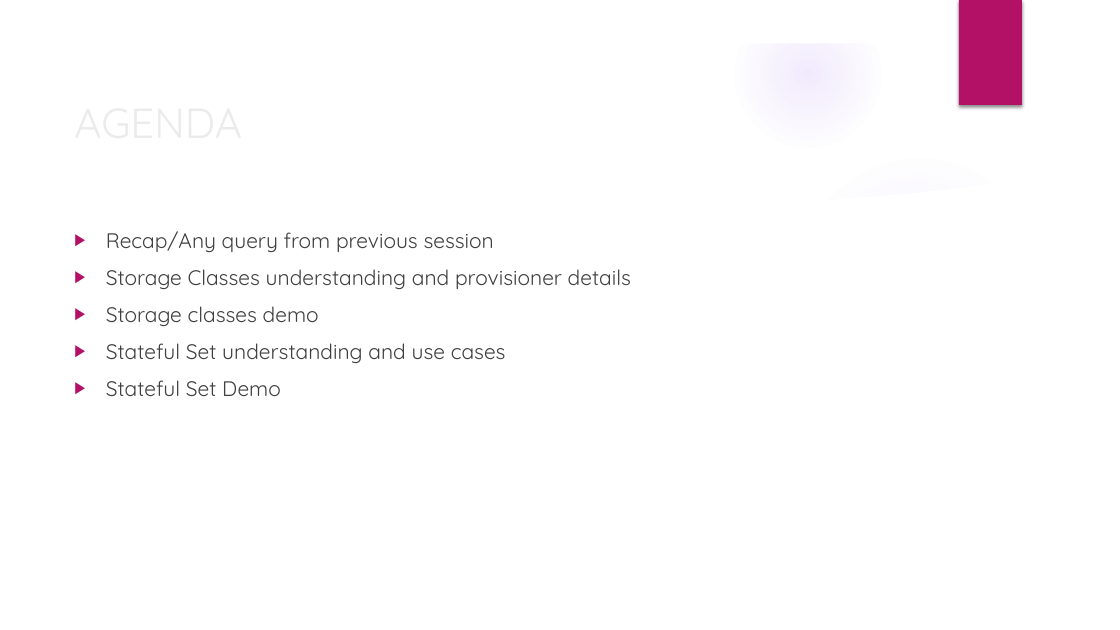
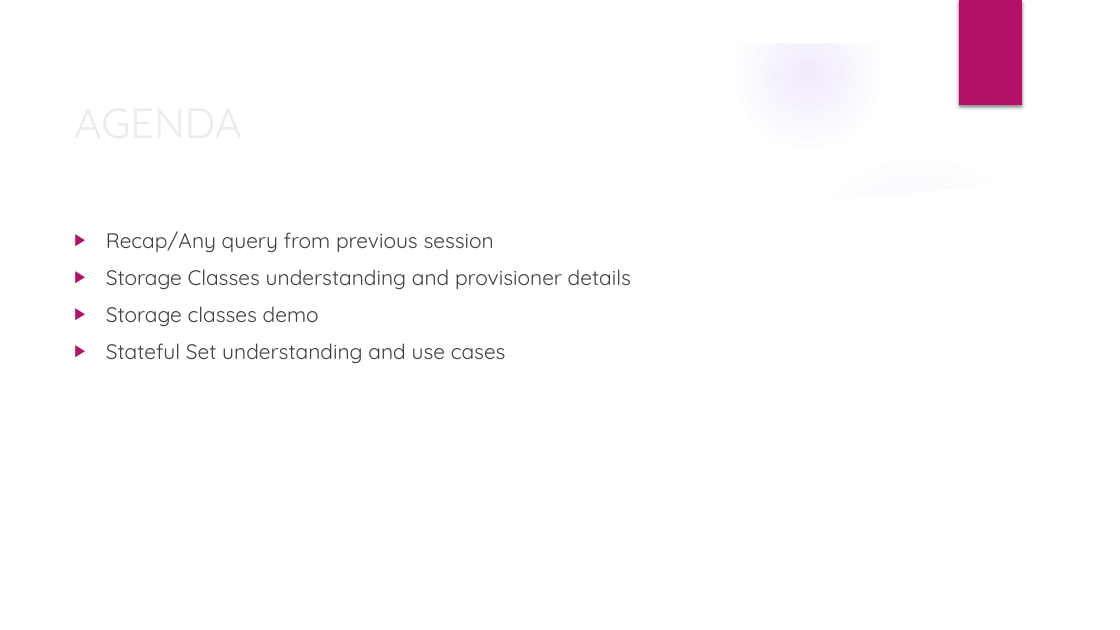
Before and after one commit to deepkumartraining/docker-k8s-April23, a slide deck: slide 2 of Day33/DockerAndKubernetes_Training-Day33.pptx. Drawn at 1120x630 pixels with LibreOffice and Linux fonts; fonts in the diff are those of the drawing; background and template pictures are left out. Boxes give left, top, right and bottom in pixels: in the first picture for what was removed or moved away, otherwise in the second. Text is boxed around its words. In the diff, an @@ line names an element or a change of style, - is before the commit and + after.

```diff
--- a/Day33/DockerAndKubernetes_Training-Day33.pptx
+++ b/Day33/DockerAndKubernetes_Training-Day33.pptx
@@ text at (106, 380, 281, 396): paragraph removed @@
-▶ Stateful Set Demo
```
Also in this commit, not shown: 25 other files.
